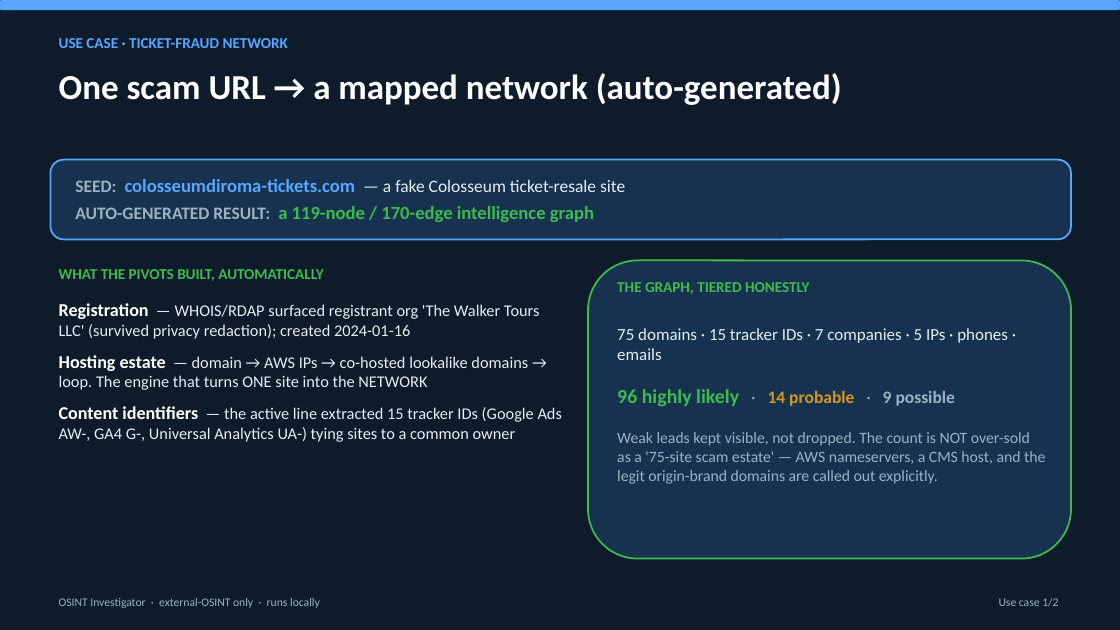
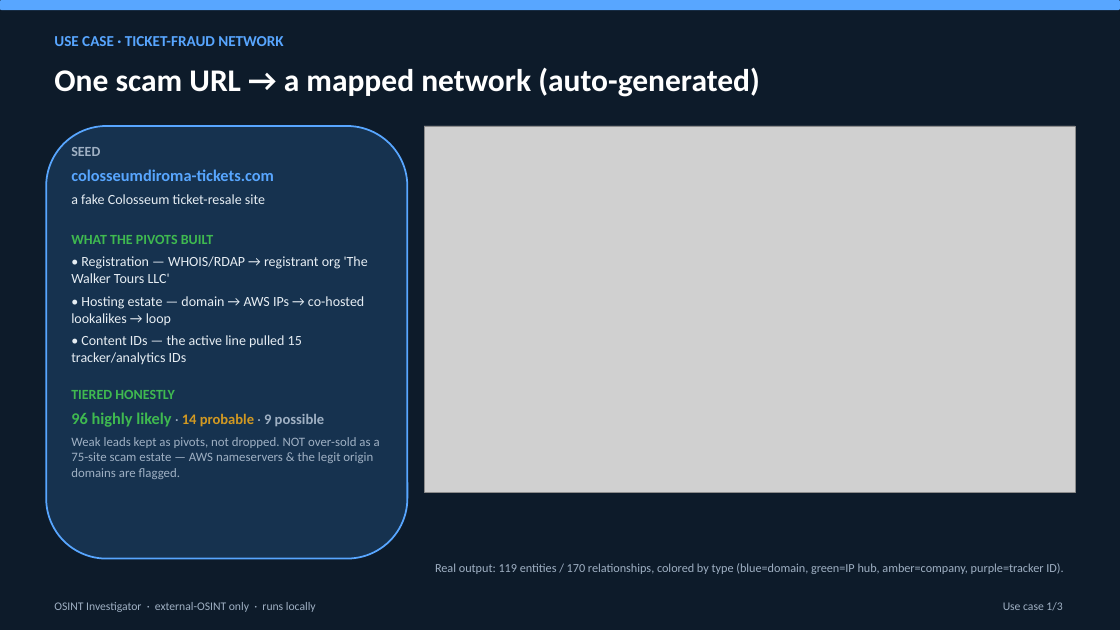
Before and after one commit to cis379/osint-investigator-v3, a slide deck: slide 7 of deck/osint-brief.pptx (slide 6 before the commit). Drawn at 1120x630 pixels with LibreOffice and Linux fonts; fonts in the diff are those of the drawing; grey boxes stand for pictures. Boxes give left, top, right and bottom in pixels: in the first picture for what was removed or moved away, otherwise in the second. Text is boxed around its words. In the diff, an @@ line names an element or a change of style, - is before the commit and + after.

```diff
--- a/deck/osint-brief.pptx
+++ b/deck/osint-brief.pptx
@@ text "USE CASE · TICKET-FRAUD NETWORK": place and size @@
-text "USE CASE · TICKET-FRAUD NETWORK" at [59,38,288,48]
+text "USE CASE · TICKET-FRAUD NETWORK" at [54,36,283,46]
@@ text "One scam URL → a ..." at [54,67,760,97]: size 30 to 27 pt @@
@@ rounded rectangle: place and size @@
-rounded rectangle at [50,160,1071,239]
+rounded rectangle at [46,126,408,559]
@@ text at [71,147,380,479]: text changed; size 16 to 12 pt; text colour #3FB950 to #E6EDF3; bold off @@
-SEED: colosseumdiroma-tickets.com — a fake Colosseum ticket-resale site
-AUTO-GENERATED RESULT: a 119-node / 170-edge intelligence graph
+SEED
+colosseumdiroma-tickets.com
+a fake Colosseum ticket-resale site
+WHAT THE PIVOTS BUILT
+• Registration — WHOIS/RDAP → registrant org 'The Walker Tours LLC'
+• Hosting estate — domain → AWS IPs → co-hosted lookalikes → loop
+• Content IDs — the active line pulled 15 tracker/analytics IDs
+TIERED HONESTLY
+96 highly likely · 14 probable · 9 possible
+Weak leads kept as pivots, not dropped. NOT over-sold as a 75-site scam estate — AWS nameservers & the legit origin domains are flagged.
@@ picture added at [424,126,1075,492] @@
@@ text removed at [59,269,323,281] @@
-WHAT THE PIVOTS BUILT, AUTOMATICALLY
@@ rounded rectangle removed at [588,260,1071,559] @@
@@ text removed at [617,282,809,294] @@
-THE GRAPH, TIERED HONESTLY
@@ text removed at [59,303,562,442] @@
-Registration — WHOIS/RDAP surfaced registrant org 'The Walker Tours LLC' (survived privacy redaction); created 2024-01-16
-Hosting estate — domain → AWS IPs → co-hosted lookalike domains → loop. The engine that turns ONE site into the NETWORK
-Content identifiers — the active line extracted 15 tracker IDs (Google Ads AW-, GA4 G-, Universal Analytics UA-) tying sites to a common owner
@@ text removed at [617,328,1045,484] @@
-75 domains · 15 tracker IDs · 7 companies · 5 IPs · phones · emails
-96 highly likely · 14 probable · 9 possible
-Weak leads kept visible, not dropped. The count is NOT over-sold as a '75-site scam estate' — AWS nameservers, a CMS host, and the legit origin-brand domains are called out explicitly.
@@ text added at [435,563,1063,574], 10.5 pt, text #9FB0C3 @@
+Real output: 119 entities / 170 relationships, colored by type (blue=domain, green=IP hub, amber=company, purple=tracker ID).
@@ text "OSINT Investigator · external-OSINT only ...": place and size @@
-text "OSINT Investigator · external-OSINT only ..." at [59,598,320,608]
+text "OSINT Investigator · external-OSINT only ..." at [54,602,316,612]
@@ text at [1003,602,1062,611]: text changed @@
-Use case 1/2
+Use case 1/3
```
Also in this commit, not shown: 8 other slides changed, 4 slides added, 1 slide removed, 6 other files.
